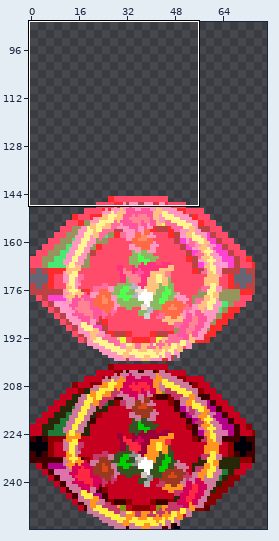
One commit to this sprite sheet: ginpara/Assets/atlas/2-3atlas.png. Above: a wide view before the commit, with the close-up outlined.
Close-up. Before the commit:
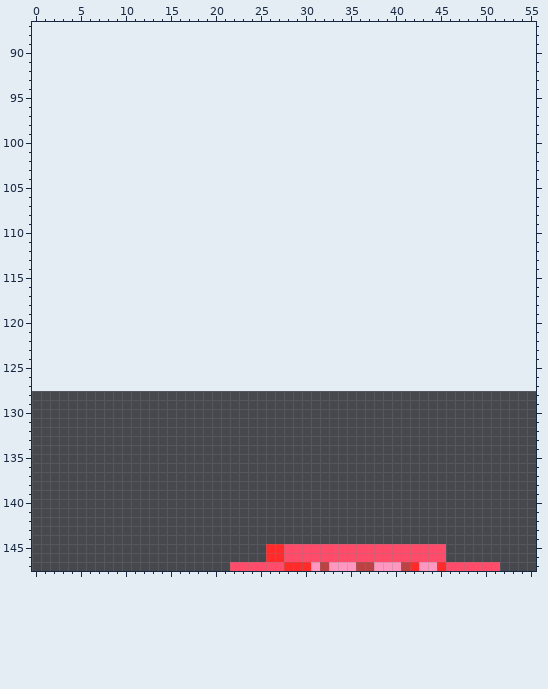
The file is 128x128 pixels. Shown: x 0..55, y 87..147. The old version is drawn lined up with the new one, on the new canvas. The wide view leaves out empty margins.
The result:
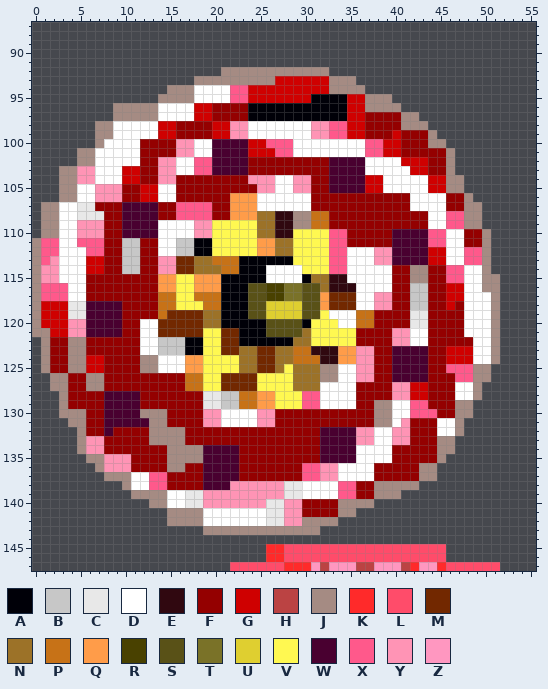
Palette (. is transparent): A #000008  B #c7c7c7  C #e8e8e8  D #ffffff  E #300810  F #940000  G #cf0000  H #bb4343  J #a58b83  K #ff2a2a  L #ff4c6a  M #722800  N #9c7228  P #c77217  Q #ff9c49  R #494100  S #595117  T #7a7228  U #dfcf30  V #fff851  W #490030  X #ff598b  Y #ff94b5  Z #ff97c0
From old to new:
canvas 128x128 -> 128x256, the old top-left corner now at 0,128
@@ x 0..55 @@
  91 ........................................................
- 92 ........................................................
- 93 ........................................................
- 94 ........................................................
- 95 ........................................................
- 96 ........................................................
- 97 ........................................................
- 98 ........................................................
- 99 ........................................................
-100 ........................................................
-101 ........................................................
-102 ........................................................
-103 ........................................................
-104 ........................................................
-105 ........................................................
-106 ........................................................
-107 ........................................................
-108 ........................................................
-109 ........................................................
-110 ........................................................
-111 ........................................................
-112 ........................................................
-113 ........................................................
-114 ........................................................
-115 ........................................................
-116 ........................................................
-117 ........................................................
-118 ........................................................
-119 ........................................................
-120 ........................................................
-121 ........................................................
-122 ........................................................
-123 ........................................................
-124 ........................................................
-125 ........................................................
-126 ........................................................
-127 ........................................................
-128 ........................................................
-129 ........................................................
-130 ........................................................
-131 ........................................................
-132 ........................................................
-133 ........................................................
-134 ........................................................
-135 ........................................................
-136 ........................................................
-137 ........................................................
-138 ........................................................
-139 ........................................................
-140 ........................................................
-141 ........................................................
-142 ........................................................
-143 ........................................................
+ 92 .....................JJJJJJJJJJJJ.......................
+ 93 ..................JJJJJJJJJGGGGGGJJJ....................
+ 94 ...............JJJDDDDXXGGGGGGGGGJJJJ...................
+ 95 ..............JJJJDDDDXXGGGGGGGAAAAGGJJJ................
+ 96 .........JJJJJDDDDGGFFFFAAAAAAAAAAAGGJJJJ...............
+ 97 .........JJJJJDDDDGGFFFFAAAAAAAAAAAGGFFFFJJ.............
+ 98 .......JJDDDDDGGFFFFGGYYDDDDDDDYYXXGGFFFFJJJ............
+ 99 .......JJDDDDDGGFFFFGGYYDDDDDDDYYXXGGFFFGFFFJ...........
+100 .......JDDDDFFFFYYDDWWWWGGXXXDDDDDDDDXXGGFFFJJ..........
+101 .....JJDDDDDFFFFYYDDWWWWGGGXXDDDDDDDDXXGGFFFFFJ.........
+102 .....JJDDDDDFFYYDDXXWWWWFFFFFFFFFWWWWDDDDGGGFFJ.........
+103 ...JJYYDDDGGFFYYDDXXWWWWFFFFFFFFFWWWWDDDDDGGFFJ.........
+104 ...JJYYDDDGGFFYYFFFFFFFFYYYDDYYFFWWWWGGDDDDDGGJJ........
+105 ...JJDDYYYFFGGDDFFFFFFFFFYYDDYYFFWWWWGGDDDDDGGJJ........
+106 ...JJDDYYYFFGGDDFFFFFFQQQDDDDDDFFFFFFFFFFFDDDDFFJ.......
+107 .JJDDCCFFFWWWWFFXXXXFFQQQDDDDDDFFFFFFFFFFFDDDDFFJJ......
+108 .JJDDCCCFFWWWWFFXXXXFFQQQNNEEJJPPFFFFFFFFFFFDDXXJJ......
+109 .JJDDYYYFFWWWWDDDDYYVVVVVNNEEJJPPFFFFFFFFFFFDDXXJJ......
+110 .JJDDYYYFFWWWWDDDDYYVVVVVNNEEVVVVXXFFFFFWWWWXXDDFFJ.....
+111 JXXDDXXXFFBBFFDDBBAAVVVVVQQNNVVVVXXFFFFFWWWWXXDDFFJ.....
+112 JXXDDDXXFFBBFFDDBBAAVVVVVQQNNVVVVXXDDDYYWWWWGGDDXXJ.....
+113 JXYDDDGGFFBBFFYYMMNNPPPAAAAAAVVVVXXDDDYYWWWWGGDDXXJ.....
+114 JYYDDDGGFFBBFFYYMMNNNPPAAADDDDVVVXXDDDDDFFJJFFXXDDJ.....
+115 JYYDDDFFFFFFFFQQVVQQQAAAAADDDDANNEEDDDDDFFJJFFXXDDJJ....
+116 JXXXDDFFFFFFFFQQVVQQQAAASSRRTTSSNEEEDDDDFFBBFFGGDDJJ....
+117 JXXXDDFFFFFFFFPPVVPPPAAASSRRTTSSQMMMDDYYFFBBFFGGDDDJ....
+118 JGGGCCWWWWFFFFPPVVVPPAAASSUUUUSSQMMMDDYYFFBBFFGFDDDJ....
+119 JGGGCCWWWWFFFFPMMMMNNAAASSUUUUSSVDDDPPFFFFCCFFFFDDDJ....
+120 JGGGYYWWWWFFDDMMMMMNNAAAAASSSSAVVVDDPPFFFFCCFFFFDDDJ....
+121 JJGGYYWWWWFFDDMMMMMVVMMAAASSSSNVVVVVFFFFYYDDFFFFDDDJ....
+122 .JFFJJFFFFFFDDBBBAAVVMMAAAAAANNVVVVVFFFFYYDDFFFFFDDJ....
+123 .JFFJJFFFFFFDDBBBAAVVMMNNMMNNPPEEEQQYYFFWWWWFFGGGDDJ....
+124 .JFFJJGGFFFFJJDDDQQVVVVNNMMNNPPPEEQQYYFFWWWWFFGGGDDJ....
+125 .JFFJJGGFFFFJJDDDQQVVVVNNMMNVNNNJJDDYYFFWWWWFFXXXJJ.....
+126 ..JJFFJJFFFFFFFFFPPVVMMMMVVVVNNNJJDDYYFFWWWWFFFXXJJ.....
+127 ..JJFFJJFFFFFFFFFPPVVMMMMVVVVNNNDDDDFFFFYYGGFFFDDJ......
+128 ...JFFFFWWWWFFFFFFFCCBBPPQQVVVXXDDDDFFFFYYGGFFFDDJ......
+129 ...JFFFFWWWWFFFFFFFCCBBPPQQVVVXXDDDDFFJJDDXXFFFJJ.......
+130 ...JJJFFWWWWJJJFFFFYYDDDDYYFFFFFFFFFFFJJDDXXXFFJJ.......
+131 ....JJFFWWWWWJJFFFFYYDDDDYYFFFFFFFFFFFJJDYFFFDDJ........
+132 .....JFFWFFFFJJJJFFFFFFFFFFFFFFFWWWWYYDDYYFFFDDJ........
+133 .....JYYFFFFFJJJJFFFFFFFFFFFFFFFWWWWYYDDYYFFFJJ.........
+134 .....JYYFFFFFFFJJJJWWWWFFFFFFFFFWWWWDDDDFFFFFJJ.........
+135 ......JJYYYFFFFJJJJWWWWFFFFFFFFFWWWWDDDDFFFFFJ..........
+136 .......JYYYFFFFJJFFWWWWFFFFFFFXXYYDDDDFFFFFJJ...........
+137 ........JJJDDXXFFFFWWWWFFFFFFFXXYYDDDDFFFFFJJ...........
+138 ..........JDDXXFFFFWWWYYYYYYCCDDDDXXFFJJJJJ.............
+139 ...........JJJJDDCCYYYYYYYYYCCDDDDXXFFJJJ...............
+140 .............JJDDCCYYYYYYYCCYYFFFFJJJJ..................
+141 ...............JJJJDDDDDDDCCYYFFFFJJ....................
+142 ...............JJJJDDDDDDDCCYYJJJJ......................
+143 ...................JJJJJJJJJJJJJ........................
 144 ........................................................
Pixel boxes of the changes (left, top, right, bottom) in both close-ups:
added: (32, 67, 500, 535)
